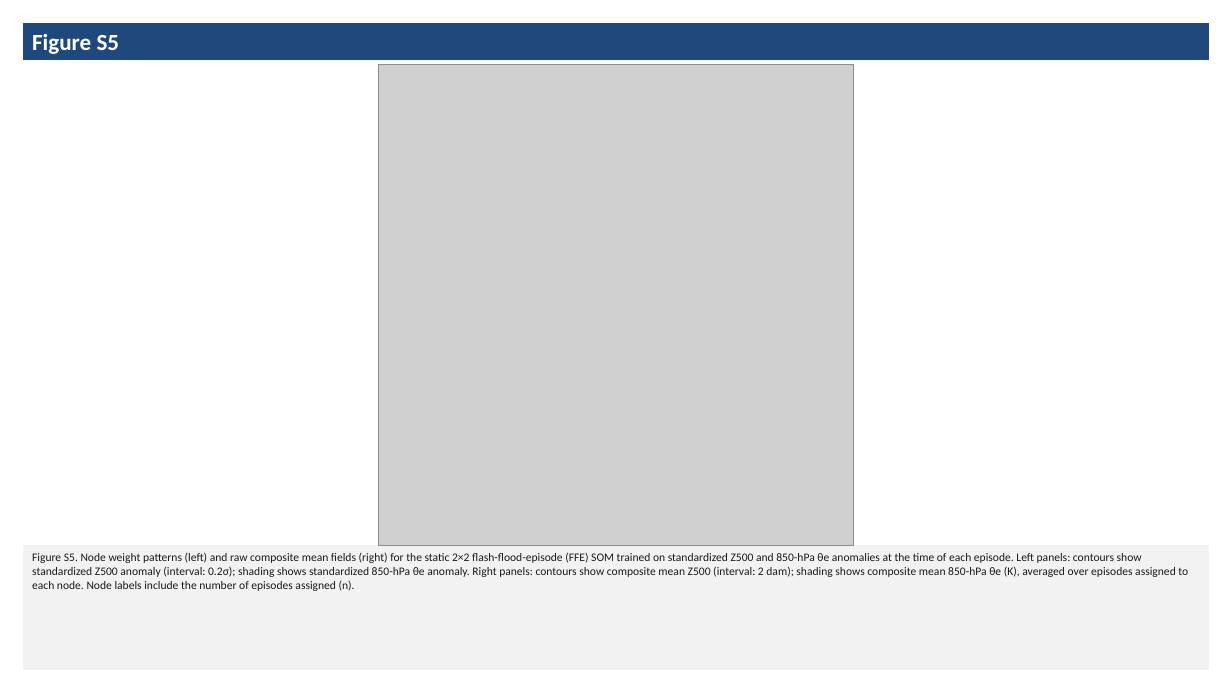
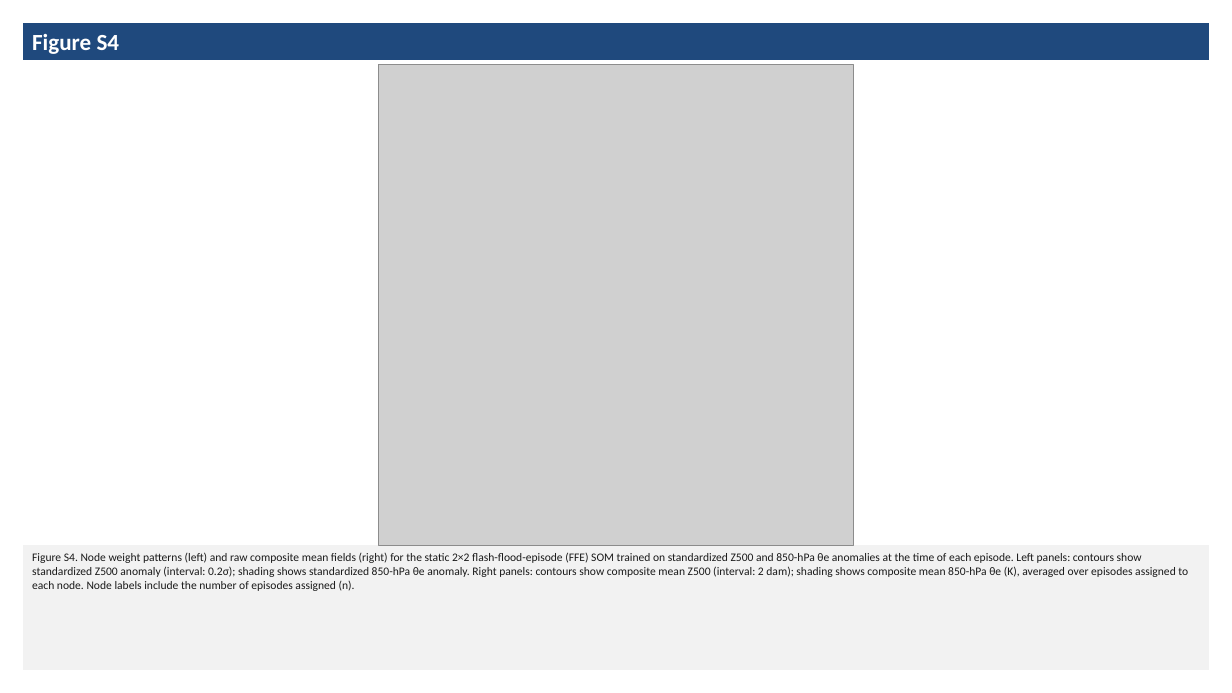
Before and after one commit to tyfolino/NYC-Flash-Floods-SOMs, a slide deck: slide 9 of NYC_flash_flood_SOMs_figures.pptx (slide 10 before the commit). Drawn at 1232x693 pixels with LibreOffice and Linux fonts; fonts in the diff are those of the drawing; grey boxes stand for pictures. Boxes give left, top, right and bottom in pixels: in the first picture for what was removed or moved away, otherwise in the second. Text is boxed around its words. In the diff, an @@ line names an element or a change of style, - is before the commit and + after.

```diff
--- a/NYC_flash_flood_SOMs_figures.pptx
+++ b/NYC_flash_flood_SOMs_figures.pptx
@@ text in rectangle at (x1=32, y1=34, x2=120, y2=54): text changed @@
-Figure S5
+Figure S4
@@ text in rectangle at (x1=32, y1=552, x2=1188, y2=591): text changed @@
-Figure S5. Node weight patterns (left) and raw composite mean fields (right) for the static 2×2 flash-flood-episode (FFE) SOM trained on standardized Z500 and 850-hPa θe anomalies at the time of each episode. Left panels: contours show standardized Z500 anomaly (interval: 0.2σ); shading shows standardized 850-hPa θe anomaly. Right panels: contours show composite mean Z500 (interval: 2 dam); shading shows composite mean 850-hPa θe (K), averaged over episodes assigned to each node. Node labels include the number of episodes assigned (n).
+Figure S4. Node weight patterns (left) and raw composite mean fields (right) for the static 2×2 flash-flood-episode (FFE) SOM trained on standardized Z500 and 850-hPa θe anomalies at the time of each episode. Left panels: contours show standardized Z500 anomaly (interval: 0.2σ); shading shows standardized 850-hPa θe anomaly. Right panels: contours show composite mean Z500 (interval: 2 dam); shading shows composite mean 850-hPa θe (K), averaged over episodes assigned to each node. Node labels include the number of episodes assigned (n).
```
Also in this commit, not shown: 5 other slides changed, 1 slide added, 1 slide removed, 32 other files.
